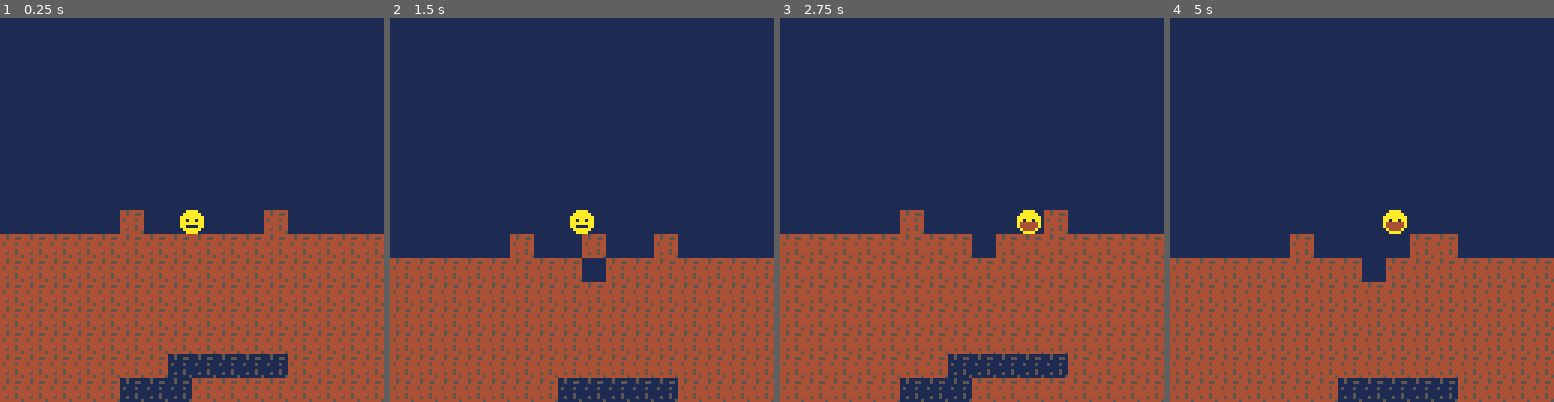
Above: before the commit, frames 1-4 (left to right).
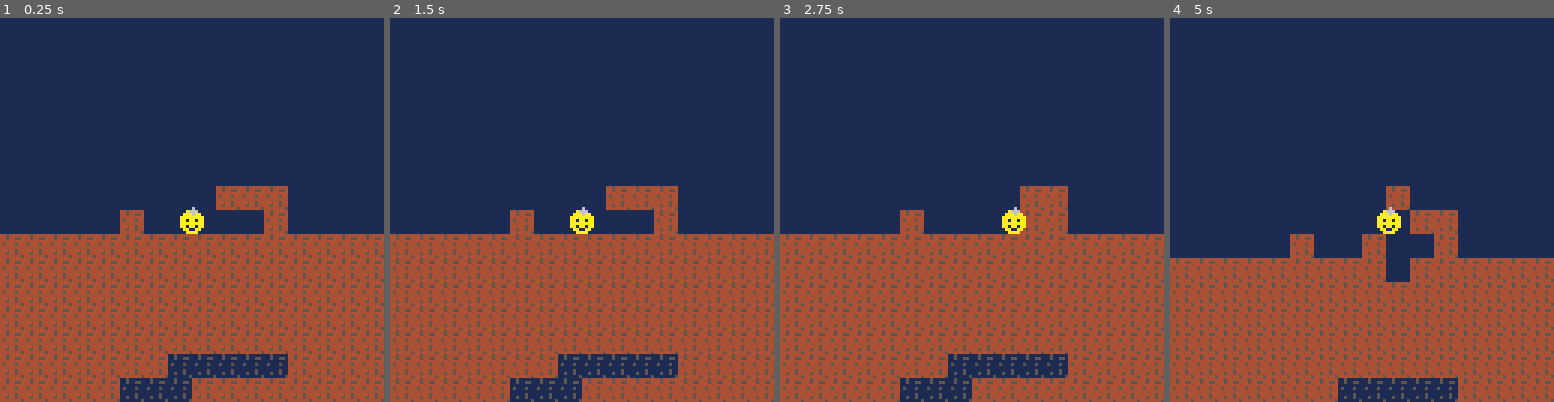
Above: after the commit, the same moments.

Repository: PedroMR/pico8
Game: PICO-8 cartridge ld48/dig.p8
The game is run twice, just before and just after one commit, with the same random seed, the same clock (stepped at 60 frames per second) and the same inputs.
Inputs:
- Up to frame 1 (0.25 s): no input
- Up to frame 2 (1.5 s): tap X (X key) at 0.33, 1.07 s; tap O (Z key) at 0.7 s
- Up to frame 3 (2.75 s): hold Right 1.6-2.1 s; tap O (Z key) at 1.7, 2.1, 2.5 s; tap X (X key) at 1.85 s; hold Up 2.15-2.42 s; hold Right from 2.47 s (still down)
- Up to frame 4 (5 s): tap O (Z key) every 0.4 s from 2.9 to 4.9 s; tap X (X key) at 2.97, 4.08 s; release Right at 3.03 s; hold Left 3.08-3.58 s; hold Down 3.63-3.97 s; hold Right 4.02-4.68 s; hold Up from 4.73 s (still down)

The runs differ from the first frame. In frame 1, 1.2% of the frame differs, in the area x 49-75%, y 43-56%; in frame 2, 11%, in the area x 0-100%, y 43-100%; in frame 3, 1.7%; in frame 4, 3.1%.

Commit message:
Selecting area to dig

Diff:
--- a/ld48/dig.p8
+++ b/ld48/dig.p8
@@ -12,6 +12,10 @@
  if(player.dirt) pspr=17
 --	spr(pspr,player.x,player.y)
 	spr(pspr,player.x-player.w/2,player.y)---player.h/2+1)
+ circfill(player.x,player.y,1)
+ if sel_x != -1 then
+  spr(32,sel_x*8,sel_y*8)
+ end
 end
 -->8
 --update
@@ -25,52 +29,78 @@
 joejustjumped=0
 joewasonground=0
 cam_y=-8
+sel_x=-1
+sel_y=-1
 
 function _update()
  local jumping = btnp(⬆️)
- if btnp(❎) then
-   if not player.dirt then
-    if floortouch(player) then
-	    local mx=player.x/8
-	    local my=player.y/8+1
-	    try_dig(mx,my,0)
+ local prev_selx,prev_sely=sel_x,sel_y
+
+ if btn(🅾️) then
+  local sx=flr(player.x/8)
+  local sy=flr(player.y/8)
+  local dsx,dsy=0,0
+  if(btn(⬇️)) dsy+=1
+  if(btn(⬆️)) dsy-=1
+  if(btn(➡️)) dsx+=1
+  if(btn(⬅️)) dsx-=1
+  if dsx==0 and dsy==0 then
+   sel_x,sel_y=-1,-1
+  else
+	  sel_x=sx+dsx
+	  sel_y=sy+dsy
+	 end
+ else
+  sel_x,sel_y=-1,-1
+ end
+
+	if sel_x == -1 then
+	 if prev_selx ~= -1 then
+	   if not player.dirt then
+	    if floortouch(player) then
+--		    local mx=player.x/8
+--		    local my=player.y/8+1
+		    try_dig(prev_selx,prev_sely)
+		   end
+		  else
+		   -- dump
+--	    local mx=player.x/8
+--	    local my=player.y/8+1
+		    try_dump(prev_selx,prev_sely)
+					 if prev_sely==flr(player.y/8) and
+					    prev_selx==flr(player.x/8) and
+					  floortouch(player) then
+					  jumping = true
+					 end
 	   end
-	  else
-	   -- dump
-    local mx=player.x/8
-    local my=player.y/8+1
-    if floortouch(player) then
-     jumping = true
-     my-=1
-    end
-    mset(mx,my,1)
-    player.dirt=false
-   end
- end
-
- local nx, ny = 0,0
- local ft=floortouch(player)
-	 if(btn(⬅️)) nx = -1
-	 if(btn(➡️)) nx = 1
- if ft then
-  player.vy=0
-  player.y-=player.y%8
-  if(jumping) player.vy=-2
- else
-  player.vy=player.vy+0.3
+	 end
+
+	 local nx, ny = 0,0
+	 local ft=floortouch(player)
+		 if(btn(⬅️)) nx = -1
+		 if(btn(➡️)) nx = 1
+	 if ft then
+	  player.vy=0
+	  player.y-=player.y%8
+	  if(jumping) player.vy=-2
+	 else
+	  player.vy=player.vy+0.3
+		end
+		ny = player.vy
+
+	 player.x += nx
+	 player.y += ny
+	 if wallcoll(player) then
+	 	player.x -= nx
+	 end
 	end
-	ny = player.vy
-
- player.x += nx
- player.y += ny
+
  cam_y = player.y - 64
- if wallcoll(player) then
- 	player.x -= nx
- end
 end
 
 function try_dig(mx,my)
  local t=mget(mx,my)
+ if(t==0) return
  if fget(t,0) then
   sfx(0)
  else
@@ -80,6 +110,14 @@
  end
 end
 
+function try_dump(mx,my)
+ local t=mget(mx,my)
+ if(t~=0) return
+ mset(mx,my,1)
+ sfx(2)
+ player.dirt=false
+end
+
 function floortouch(act)
  local x,y,t
  local w,h=player.w, player.h
@@ -95,18 +133,21 @@
 function wallcoll(act)
  local x,y,t
  local w,h=player.w, player.h
- x,y=player.x-w/2,player.y-h/2
+ x,y=player.x-w/2,player.y
  t=mget(x/8,y/8)
  if (t>0) return true
- x,y=player.x+w/2,player.y-h/2
+ x,y=player.x+w/2,player.y
+ t=mget(x/8,flr(y/8))
+ if (t>0) return true
+ x,y=player.x+w/2,player.y+h-1
  t=mget(x/8,y/8)
  if (t>0) return true
- x,y=player.x+w/2,player.y+h/2
+ x,y=player.x-w/2,player.y+h-1
  t=mget(x/8,y/8)
  if (t>0) return true
- x,y=player.x-w/2,player.y+h/2
- t=mget(x/8,y/8)
- if (t>0) return true
+
+ if(player.x<=0 or player.x>=128) return true
+
  return false
 end
 
@@ -121,20 +162,20 @@
 00000000444444451111111500000000000000000000000000000000000000000000000000000000000000000000000000000000000000000000000000000000
 00aaaa0000aaaa000000000000000000000000000000000000000000000000000000000000000000000000000000000000000000000000000000000000000000
 0aaaaaa00aaaaaa00000000000000000000000000000000000000000000000000000000000000000000000000000000000000000000000000000000000000000
-aaaaaaaaaaaaaaaa0000000000000000000000000000000000000000000000000000000000000000000000000000000000000000000000000000000000000000
-aa1aa1aaaa1aa1aa0000000000000000000000000000000000000000000000000000000000000000000000000000000000000000000000000000000000000000
+aaaaaaaaaa1aa1aa0000000000000000000000000000000000000000000000000000000000000000000000000000000000000000000000000000000000000000
+aa1aa1aaaaaaaaaa0000000000000000000000000000000000000000000000000000000000000000000000000000000000000000000000000000000000000000
 aaaaaaaaa444444a0000000000000000000000000000000000000000000000000000000000000000000000000000000000000000000000000000000000000000
-aa1111aaa444444a0000000000000000000000000000000000000000000000000000000000000000000000000000000000000000000000000000000000000000
-0aaaaaa00a4444a00000000000000000000000000000000000000000000000000000000000000000000000000000000000000000000000000000000000000000
+aa1aa1aaa444444a0000000000000000000000000000000000000000000000000000000000000000000000000000000000000000000000000000000000000000
+0aa11aa00a4444a00000000000000000000000000000000000000000000000000000000000000000000000000000000000000000000000000000000000000000
 00aaaa0000aaaa000000000000000000000000000000000000000000000000000000000000000000000000000000000000000000000000000000000000000000
-00000000000000000000000000000000000000000000000000000000000000000000000000000000000000000000000000000000000000000000000000000000
-00000000000000000000000000000000000000000000000000000000000000000000000000000000000000000000000000000000000000000000000000000000
-00000000000000000000000000000000000000000000000000000000000000000000000000000000000000000000000000000000000000000000000000000000
-00000000000000000000000000000000000000000000000000000000000000000000000000000000000000000000000000000000000000000000000000000000
-00000000000000000000000000000000000000000000000000000000000000000000000000000000000000000000000000000000000000000000000000000000
-00000000000000000000000000000000000000000000000000000000000000000000000000000000000000000000000000000000000000000000000000000000
-00000000000000000000000000000000000000000000000000000000000000000000000000000000000000000000000000000000000000000000000000000000
-00000000000000000000000000000000000000000000000000000000000000000000000000000000000000000000000000000000000000000000000000000000
+76666667000000000000000000000000000000000000000000000000000000000000000000000000000000000000000000000000000000000000000000000000
+60000006000000000000000000000000000000000000000000000000000000000000000000000000000000000000000000000000000000000000000000000000
+60000006000000000000000000000000000000000000000000000000000000000000000000000000000000000000000000000000000000000000000000000000
+60000006000000000000000000000000000000000000000000000000000000000000000000000000000000000000000000000000000000000000000000000000
+60000006000000000000000000000000000000000000000000000000000000000000000000000000000000000000000000000000000000000000000000000000
+60000006000000000000000000000000000000000000000000000000000000000000000000000000000000000000000000000000000000000000000000000000
+60000006000000000000000000000000000000000000000000000000000000000000000000000000000000000000000000000000000000000000000000000000
+76666667000000000000000000000000000000000000000000000000000000000000000000000000000000000000000000000000000000000000000000000000
 00000000000000000000000000000000000000000000000000000000000000000000000000000000000000000000000000000000000000000000000000000000
 00000000000000000000000000000000000000000000000000000000000000000000000000000000000000000000000000000000000000000000000000000000
 00000000000000000000000000000000000000000000000000000000000000000000000000000000000000000000000000000000000000000000000000000000
@@ -377,7 +418,7 @@
 0000000000000000000000000000000000000000000000000000000000000000000000000000000000000000000000000000000000000000000000000000000000000000000000000000000000000000000000000000000000000000000000000000000000000000000000000000000000000000000000000000000000000000
 0000000000000000000000000000000000000000000000000000000000000000000000000000000000000000000000000000000000000000000000000000000000000000000000000000000000000000000000000000000000000000000000000000000000000000000000000000000000000000000000000000000000000000
 0000000000000000000000000000000000000000000000000000000000000000000000000000000000000000000000000000000000000000000000000000000000000000000000000000000000000000000000000000000000000000000000000000000000000000000000000000000000000000000000000000000000000000
-0000000000000000000000000000000000000000000000000000000000000000000000000000000000000000000000000000000000000000000000000000000000000000000000000000000000000000000000000000000000000000000000000000000000000000000000000000000000000000000000000000000000000000
+0000000000000000000101010000000000000000000000000000000000000000000000000000000000000000000000000000000000000000000000000000000000000000000000000000000000000000000000000000000000000000000000000000000000000000000000000000000000000000000000000000000000000000
 0000000000010000000000010000000000000000000000000000000000000000000000000000000000000000000000000000000000000000000000000000000000000000000000000000000000000000000000000000000000000000000000000000000000000000000000000000000000000000000000000000000000000000
 0101010101010101010101010101010100000000000000000000000000000000000000000000000000000000000000000000000000000000000000000000000000000000000000000000000000000000000000000000000000000000000000000000000000000000000000000000000000000000000000000000000000000000
 0101010101010101010101010101010100000000000000000000000000000000000000000000000000000000000000000000000000000000000000000000000000000000000000000000000000000000000000000000000000000000000000000000000000000000000000000000000000000000000000000000000000000000
Not shown, changed: the sound effects (__sfx__) section of ld48/dig.p8
